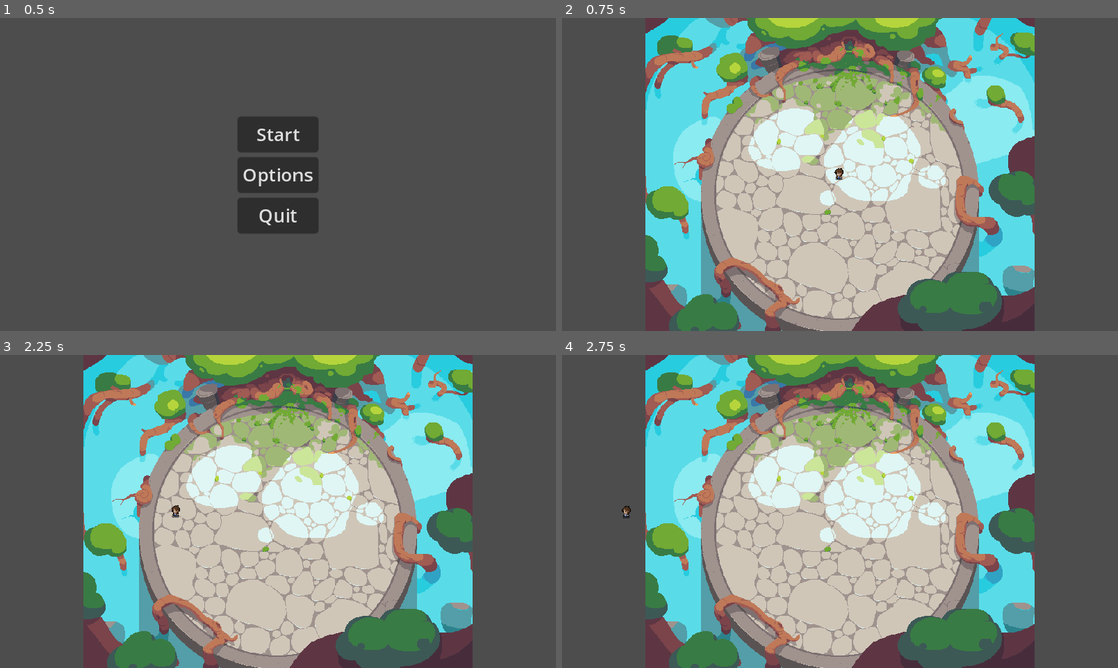
Above: before the commit, frames 1-4 (two rows, left to right).
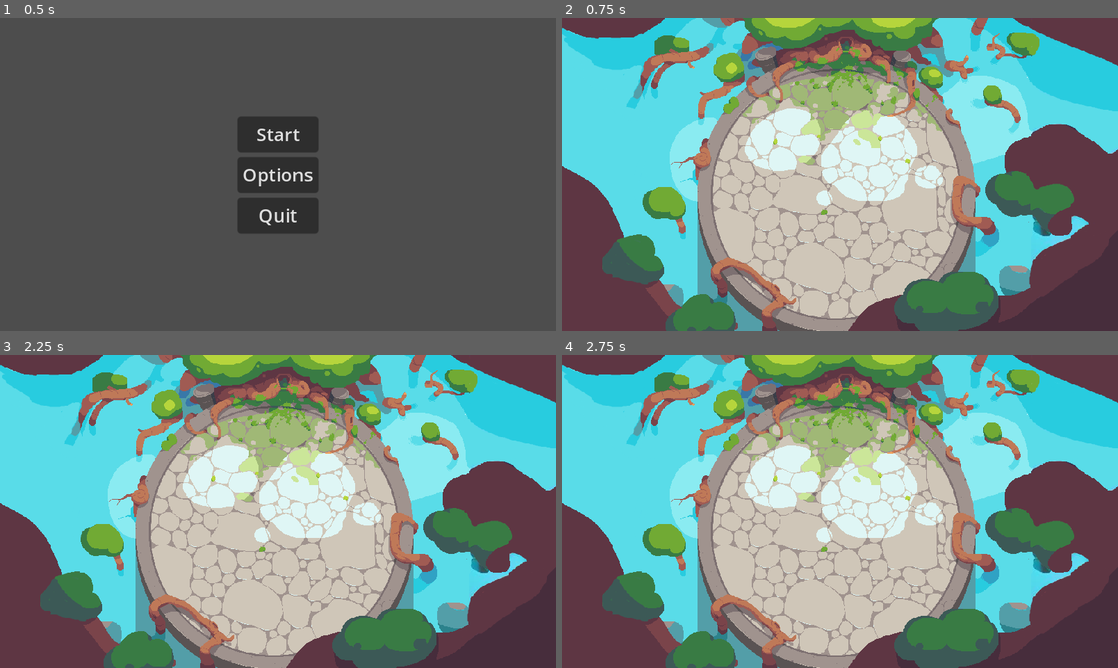
Above: after the commit, the same moments.

Repository: VanillaIceCube/Yokozuna-Ring-Warriors
Game: Godot game, scene res://menus/main_menu.tscn
The game is run twice, just before and just after one commit, with the same random seed, the same clock (stepped at 60 frames per second) and the same inputs.
Inputs:
- Up to frame 1 (0.5 s): no input
- Up to frame 2 (0.75 s): click "Start" at 0.5 s
- Up to frame 3 (2.25 s): tap Enter at 1.25 s; tap Space at 2 s; hold F (character_knockback) from 2.03 s (still down)
- Up to frame 4 (2.75 s): keep holding F (character_knockback)

Frame 1 is identical in both runs. In frame 2, 33% of the frame differs, in the area x 0-100%, y 0-100%; in frame 3, 33%; in frame 4, 33%.
Error before the commit: Parse Error: Identifier "Attack" not declared in the current scope. (res://character_components/SlashScript.gd:24)

Commit message:
art work expanded

Diff:
--- /dev/null
+++ b/arenas/Empty_Arena.gd
@@ -0,0 +1,5 @@
+extends Node
+
+func _ready():
+	var node = preload("res://arenas/Arena_01.tscn").instantiate()
+	add_child(node)
--- /dev/null
+++ b/arenas/Empty_Arena.tscn
@@ -0,0 +1,9 @@
+[gd_scene load_steps=2 format=3 uid="uid://dwvaofg0upxsb"]
+
+[ext_resource type="Script" path="res://arenas/Empty_Arena.gd" id="1_k7nhm"]
+
+[node name="Empty Arena" type="Node"]
+script = ExtResource("1_k7nhm")
+
+[node name="Camera2D" type="Camera2D" parent="."]
+zoom = Vector2(0.5, 0.5)
--- a/arenas/arena_01.tscn
+++ b/arenas/arena_01.tscn
@@ -1,8 +1,6 @@
-[gd_scene load_steps=5 format=3 uid="uid://poceglpx5tcu"]
+[gd_scene load_steps=3 format=3 uid="uid://poceglpx5tcu"]
 
-[ext_resource type="Texture2D" uid="uid://d1nns02mmgn2r" path="res://assets/zughy2/Boss arena.png" id="1_dfc0p"]
-[ext_resource type="PackedScene" uid="uid://myhebkgy4qk3" path="res://characters/Yokotuna.tscn" id="4_1uht4"]
-[ext_resource type="PackedScene" uid="uid://car4covadduuu" path="res://game_objects/TunaSpawner.tscn" id="4_i1jqk"]
+[ext_resource type="Texture2D" uid="uid://dihdfa7r81n5d" path="res://assets/zughy2/Arena_ai_expanded_manual_edit_02.png" id="1_lcq7o"]
 
 [sub_resource type="CircleShape2D" id="CircleShape2D_ub7el"]
 radius = 242.002
@@ -11,20 +9,10 @@
 
 [node name="Sprite2D" type="Sprite2D" parent="."]
 z_index = -1
-texture = ExtResource("1_dfc0p")
+texture = ExtResource("1_lcq7o")
 
 [node name="Area2D" type="Area2D" parent="."]
 
 [node name="CollisionShape2D" type="CollisionShape2D" parent="Area2D"]
 position = Vector2(1, 33)
 shape = SubResource("CircleShape2D_ub7el")
-
-[node name="Camera2D" type="Camera2D" parent="."]
-zoom = Vector2(0.5, 0.5)
-
-[node name="YokoTuna" parent="." groups=["Yoko"] instance=ExtResource("4_1uht4")]
-position = Vector2(-1, -9)
-
-[node name="TunaSpawner" parent="." instance=ExtResource("4_i1jqk")]
-
-[connection signal="body_exited" from="Area2D" to="YokoTuna" method="_on_area_2d_body_exited"]
--- a/menus/main_menu.gd
+++ b/menus/main_menu.gd
@@ -2,7 +2,7 @@
 
 
 func _on_start_button_pressed():
-	get_tree().change_scene_to_file("res://arenas/Arena_01.tscn")
+	get_tree().change_scene_to_file("res://arenas/Empty_Arena.tscn")
 
 
 func _on_options_button_pressed():
Binary file added: assets/zughy2/Arena_ai_expanded.jpg
Not shown, added: assets/zughy2/Arena_ai_expanded.jpg.import
Binary file added: assets/zughy2/Arena_ai_expanded.png
Not shown, added: assets/zughy2/Arena_ai_expanded.png.import
Binary file added: assets/zughy2/Arena_ai_expanded_manual_edit.jpg
Not shown, added: assets/zughy2/Arena_ai_expanded_manual_edit.jpg.import
Binary file added: assets/zughy2/Arena_ai_expanded_manual_edit.png
Not shown, added: assets/zughy2/Arena_ai_expanded_manual_edit.png.import
Binary file added: assets/zughy2/Arena_ai_expanded_manual_edit_02.png
Not shown, added: assets/zughy2/Arena_ai_expanded_manual_edit_02.png.import
Binary file added: assets/zughy2/Arena_ai_expanded_upscaled.jpg
Not shown, added: assets/zughy2/Arena_ai_expanded_upscaled.jpg.import
(and 2 more such lines)
